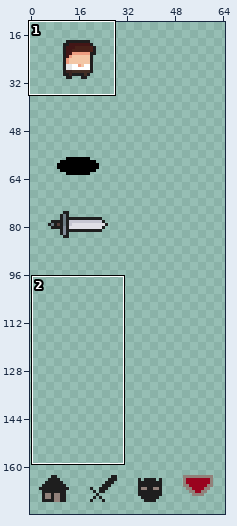
Sprite sheet: public/textures/atlas.png. The picture above shows the old version from afar; the outline marks the close-up.
Close-up. Before the commit:
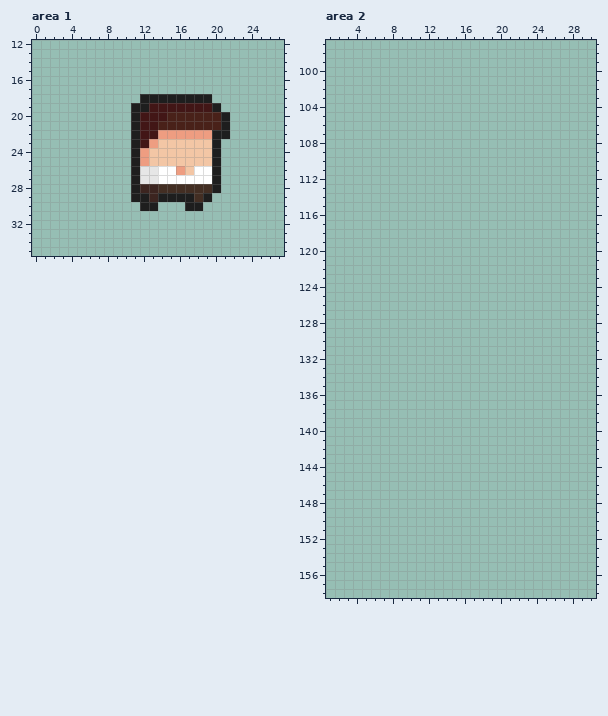
The file is 256x256 pixels. Shown: area 1: x 0..27, y 12..35; area 2: x 1..30, y 97..158. The wide view leaves out empty margins.
New version:
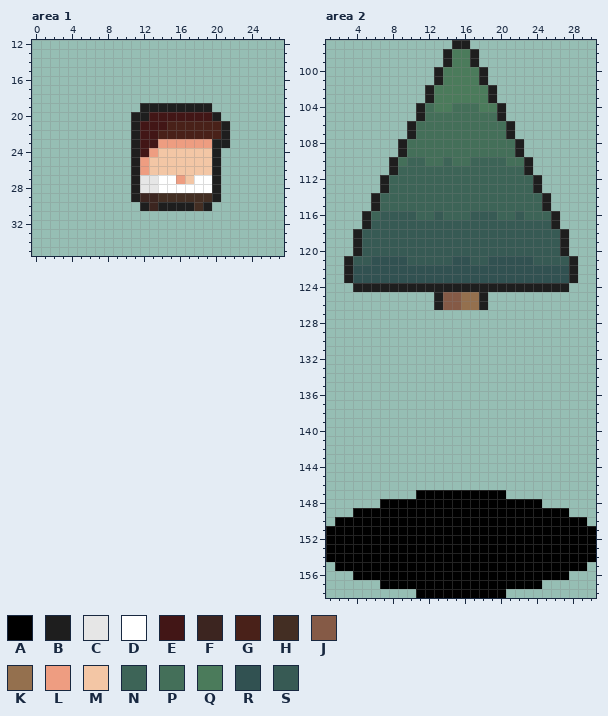
Palette (. is transparent): A #000000  B #1e1e1e  C #e6e6e6  D #ffffff  E #421616  F #3c2520  G #492119  H #432e23  J #855a46  K #94704e  L #ee9d81  M #f3c6a5  N #3d6457  P #446f59  Q #4b7b5b  R #315151  S #375a54
What changed:
Changed rows in their new state; - is an unchanged pixel.
Area 1:
first column x 11:
18 -........--
19 .-BBBBBBB.-
20 -B--EEEEEB.
21 ---E-------
22 ---GGGGGGG-
23 --ELLLLLL-B
24 -EL--------
26 -LMMMM-MM--
27 -----LM----
28 -CCDDDDDD--
29 -F-HHHH-HB-
30 --FBBB-HB--
Area 2:
first column x 3:
 97 ------------BB------------
 98 -----------BQQB-----------
 99 -----------BQQB-----------
100 ----------BQQQQB----------
101 ----------BQQQQB----------
102 ---------BQQQQQQB---------
103 ---------BQQQQQQB---------
104 --------BPQQPPPQQB--------
105 --------BPPPPPPPPB--------
106 -------BPPPPPPPPPPB-------
107 -------BPPPPPPPPPPB-------
108 ------BPPPPPPPPPPPPB------
109 ------BPPPPPPPPPPPPB------
110 -----BPNNPPNPPNNNNPPB-----
111 -----BNNNNNNNNNNNNNNB-----
112 ----BNNNNNNNNNNNNNNNNB----
113 ----BNNNNNNNNNNNNNNNNB----
114 ---BNNNNNNNNNNNNNNNNNNB---
115 ---BNNNNNNNNNNNNNNNNNNB---
116 --BNSSSSNNSNNNSSSNNSNNNB--
117 --BSSSSSSSSSSSSSSSSSSSSB--
118 -BSSSSSSSSSSSSSSSSSSSSSSB-
119 -BSSSSSSSSSSSSSSSSSSSSSSB-
120 -BSSSSSSSSSSSSSSSSSSSSSSB-
121 BSSRRRRSSSSSRRSSRRRRRSSSSB
122 BRRRRRRRRRRRRRRRRRRRRRRRRB
123 BRRRRRRRRRRRRRRRRRRRRRRRRB
124 -BBBBBBBBBBBBBBBBBBBBBBBB-
125 ----------BJJKKB----------
126 ----------BJJKKB----------
first column x 1:
147 ----------AAAAAAAAAA----------
148 ------AAAAAAAAAAAAAAAAAA------
149 ---AAAAAAAAAAAAAAAAAAAAAAAA---
150 -AAAAAAAAAAAAAAAAAAAAAAAAAAAA-
151 AAAAAAAAAAAAAAAAAAAAAAAAAAAAAA
152 AAAAAAAAAAAAAAAAAAAAAAAAAAAAAA
153 AAAAAAAAAAAAAAAAAAAAAAAAAAAAAA
154 AAAAAAAAAAAAAAAAAAAAAAAAAAAAAA
155 -AAAAAAAAAAAAAAAAAAAAAAAAAAAA-
156 ---AAAAAAAAAAAAAAAAAAAAAAAA---
157 ------AAAAAAAAAAAAAAAAAA------
158 ----------AAAAAAAAAA----------
Where, in picture pixels (left, top, right, bottom), the same in both close-ups:
changed: (131, 94, 230, 211)
added: (344, 40, 578, 310)
added: (326, 490, 596, 598)
